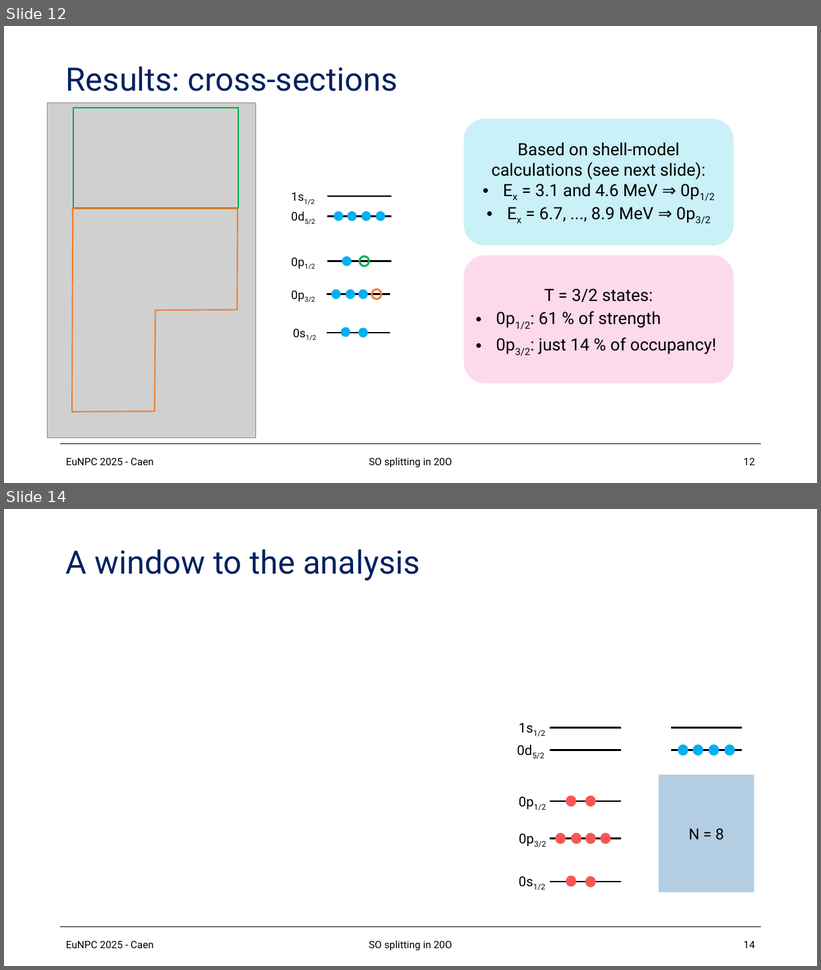
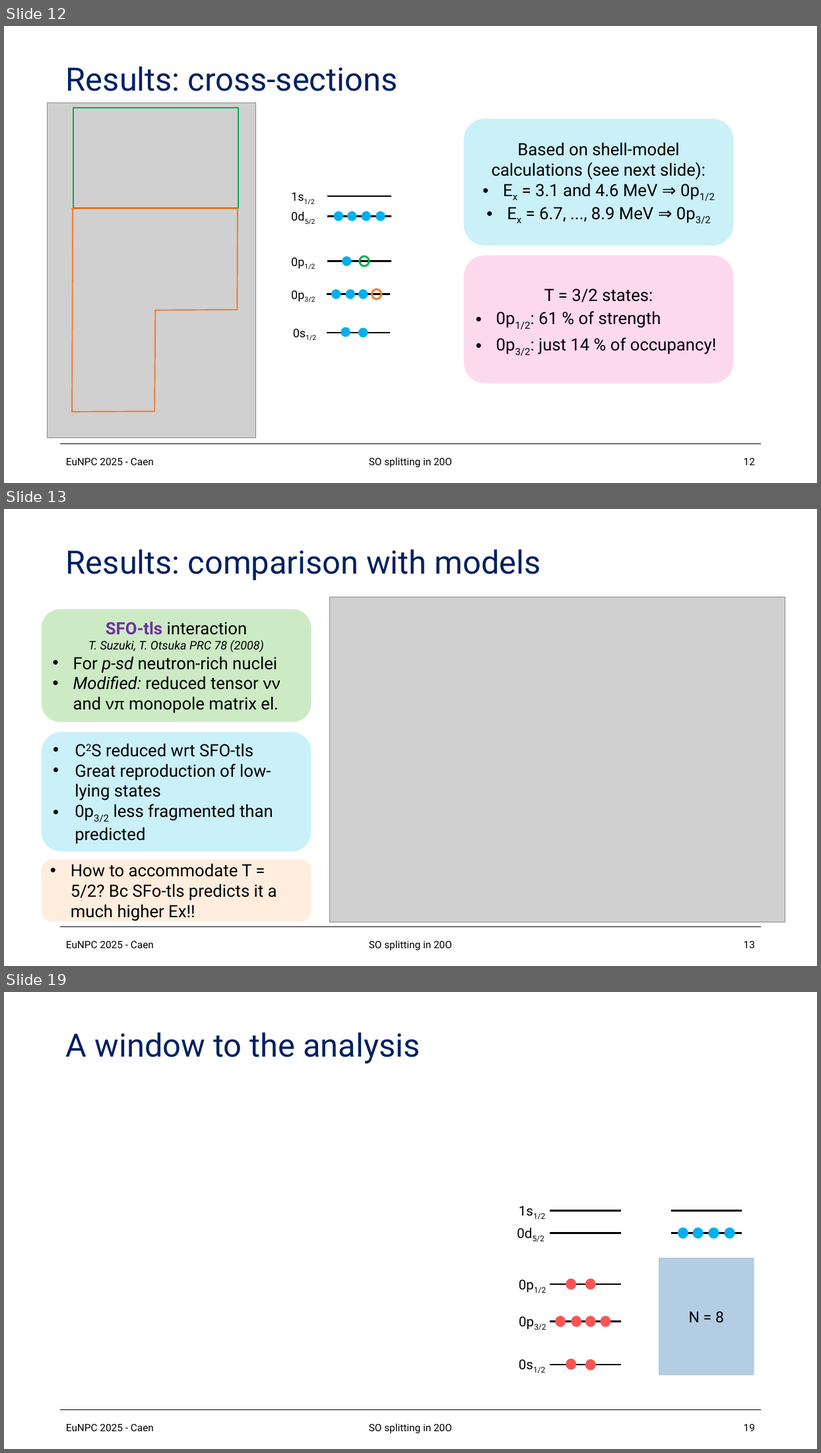
Before and after one commit to loopset/Docs, a slide deck: EuNPC/eunpc.pptx. Shown one above the other, each under a label of ours: slides 12 and 14 before the commit, slides 12, 13 and 19 after it; the slides between them are not shown. The pictures are 821x970 and 821x1453 pixels, drawn with LibreOffice and Linux fonts; fonts in the diff are those of the drawing; grey boxes stand for pictures. Boxes give left, top, right and bottom in pixels: in the first picture for what was removed or moved away, otherwise in the second. Text is boxed around its words. In the diff, an @@ line names an element or a change of style, - is before the commit and + after.

```diff
--- a/EuNPC/eunpc.pptx
+++ b/EuNPC/eunpc.pptx
@@ slide 13 added at (4,509,817,966), background #FFFFFF; not listed: 1 template element that a slide beside it also shows @@
@@ title added at (66,549,541,580), 38 pt, text #002060 @@
+Results: comparison with models
@@ picture added at (330,597,785,923) @@
@@ rounded rectangle added at (41,609,312,723), fill #CCEBC5, outline #FFFFFF 1 pt, 20 pt, text #000000 @@
+SFO-tls interaction
+T. Suzuki, T. Otsuka PRC 78 (2008)
+• For p-sd neutron-rich nuclei
+• Modified: reduced tensor νν and νπ monopole matrix el.
@@ rounded rectangle added at (41,731,312,852), fill #CAF0F8, outline #FFFFFF 1 pt, 20 pt, text #000000 @@
+• C2S reduced wrt SFO-tls
+• Great reproduction of low-lying states
+• 0p3/2 less fragmented than predicted
@@ rounded rectangle added at (41,859,312,922), fill #FFEEDD, outline #FFFFFF 1 pt, 20 pt, text #000000 @@
+• How to accommodate T = 5/2? Bc SFo-tls predicts it a much higher Ex!!
@@ text added at (66,941,154,949), 12 pt, text #000000 @@
+EuNPC 2025 - Caen
@@ text added at (369,941,452,951), 12 pt, text #000000 @@
+SO splitting in 20O
@@ page number added at (744,941,755,949), 12 pt, text #000000 @@
+13
@@ what was slide 14 is now slide 19 @@
@@ page number at (744,1424,755,1432): text changed @@
-14
+19
```
Also in this commit, not shown: 1 slide changed, 4 other slides added, 11 other files.
